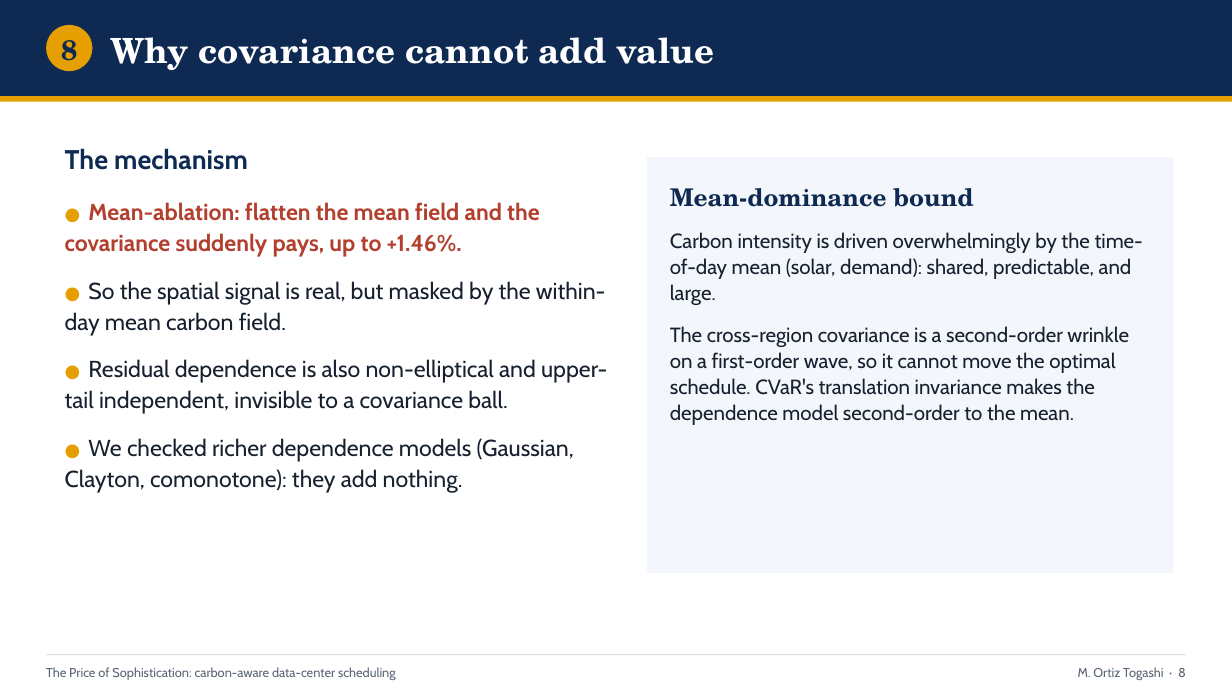
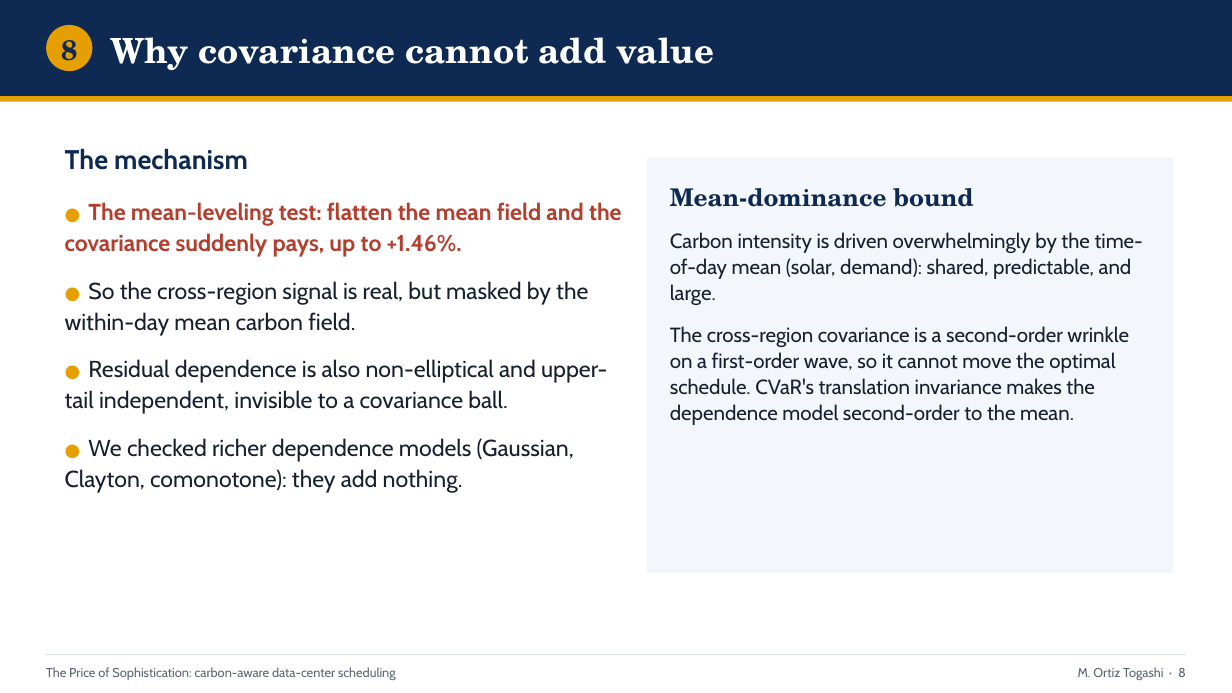
Before and after one commit to ma731/Capstone-in-Operations-Research, a slide deck: slide 8 of deck/capstone_defense.pptx. Drawn at 1232x693 pixels with LibreOffice and Linux fonts; fonts in the diff are those of the drawing. Boxes give left, top, right and bottom in pixels: in the first picture for what was removed or moved away, otherwise in the second. Text is boxed around its words. In the diff, an @@ line names an element or a change of style, - is before the commit and + after.

Commit message:
poster, deck: sync to the report (199 tests, cross-region correlation, mean-leveling test)
- poster/build_v24.js: 194 -> 199 unit-test stat; "spatial correlation" ->
  "cross-region correlation"; "mean ablation(s)" -> "the mean-leveling test".
  Rebuilt poster_capstone_v24.{pptx,pdf}.
- scripts/build_deck.py: 194 -> 199 (186 in CI); "Mean-ablation" -> "the
  mean-leveling test". Rebuilt deck/capstone_defense.pptx.

Brings the Monday submission poster and the defense deck into line with the
report's terminology and test count.

```diff
--- a/deck/capstone_defense.pptx
+++ b/deck/capstone_defense.pptx
@@ text at bbox=[65, 202, 622, 336]: text changed @@
-● Mean-ablation: flatten the mean field and the covariance suddenly pays, up to +1.46%.
-● So the spatial signal is real, but masked by the within-day mean carbon field.
+● The mean-leveling test: flatten the mean field and the covariance suddenly pays, up to +1.46%.
+● So the cross-region signal is real, but masked by the within-day mean carbon field.
```
Also in this commit, not shown: 9 other slides changed, 4 other files.
